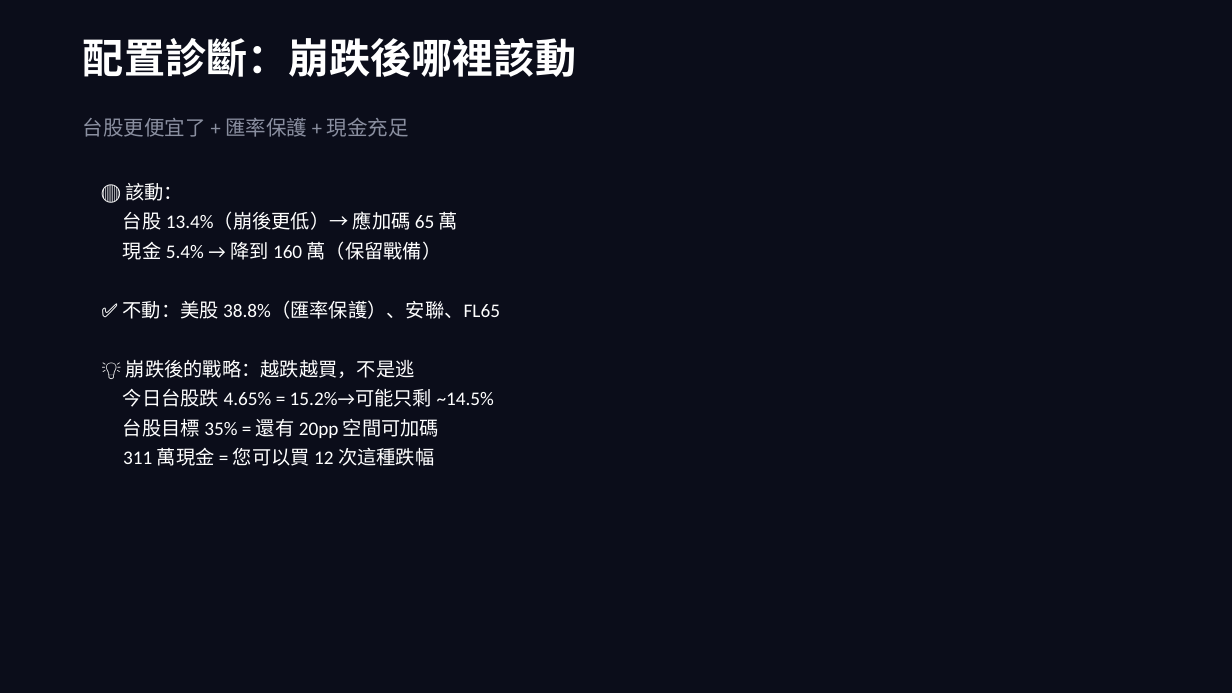
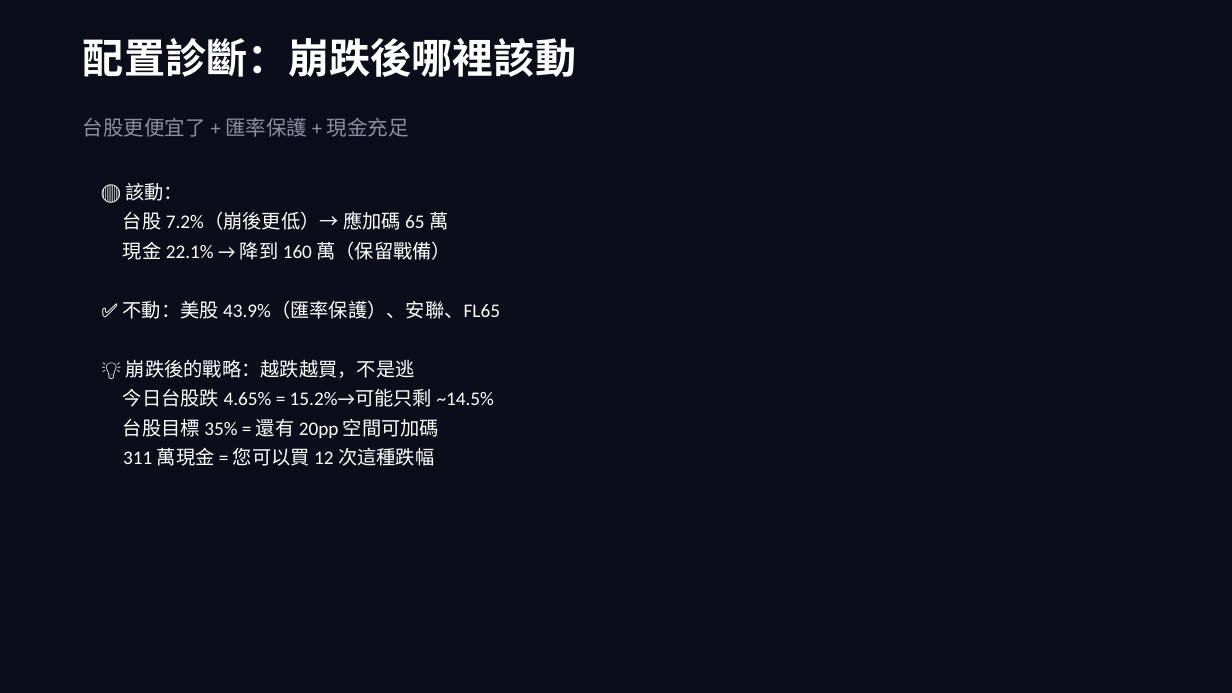
Before and after one commit to b0988321088/longjiu-dashboard-2, a slide deck: slide 7 of 大轉向資產配置策略_final.pptx. Drawn at 1232x693 pixels with LibreOffice and Linux fonts; fonts in the diff are those of the drawing. Boxes give left, top, right and bottom in pixels: in the first picture for what was removed or moved away, otherwise in the second. Text is boxed around its words. In the diff, an @@ line names an element or a change of style, - is before the commit and + after.

```diff
--- a/大轉向資產配置策略_final.pptx
+++ b/大轉向資產配置策略_final.pptx
@@ text at (x1=123, y1=211, x2=500, y2=319): text changed @@
-台股 13.4%（崩後更低）→ 應加碼 65 萬
-現金 5.4% → 降到 160 萬（保留戰備）
-✅ 不動：美股 38.8%（匯率保護）、安聯、FL65
+台股 7.2%（崩後更低）→ 應加碼 65 萬
+現金 22.1% → 降到 160 萬（保留戰備）
+✅ 不動：美股 43.9%（匯率保護）、安聯、FL65
```
Also in this commit, not shown: 16 other files.
